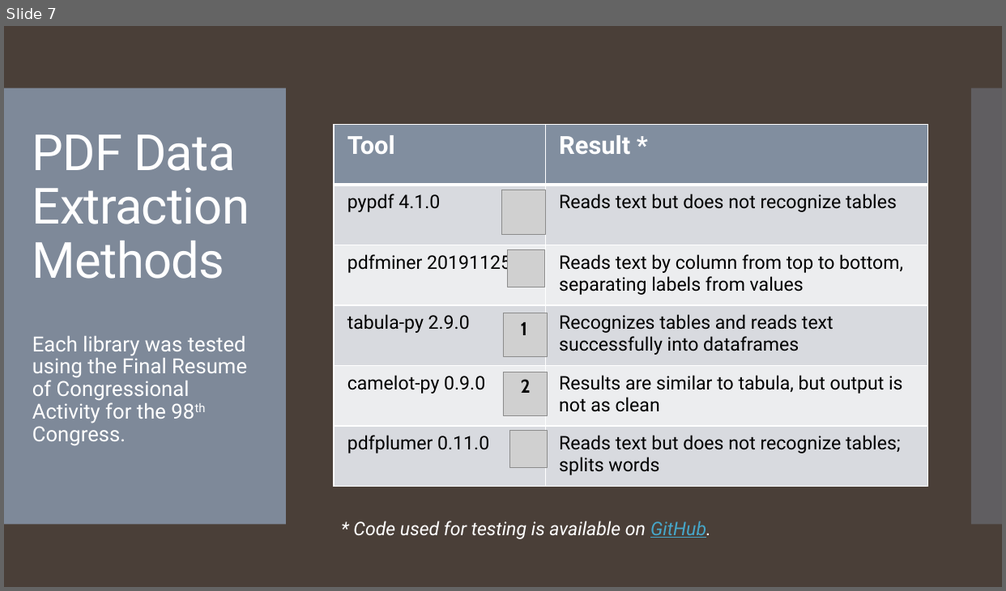
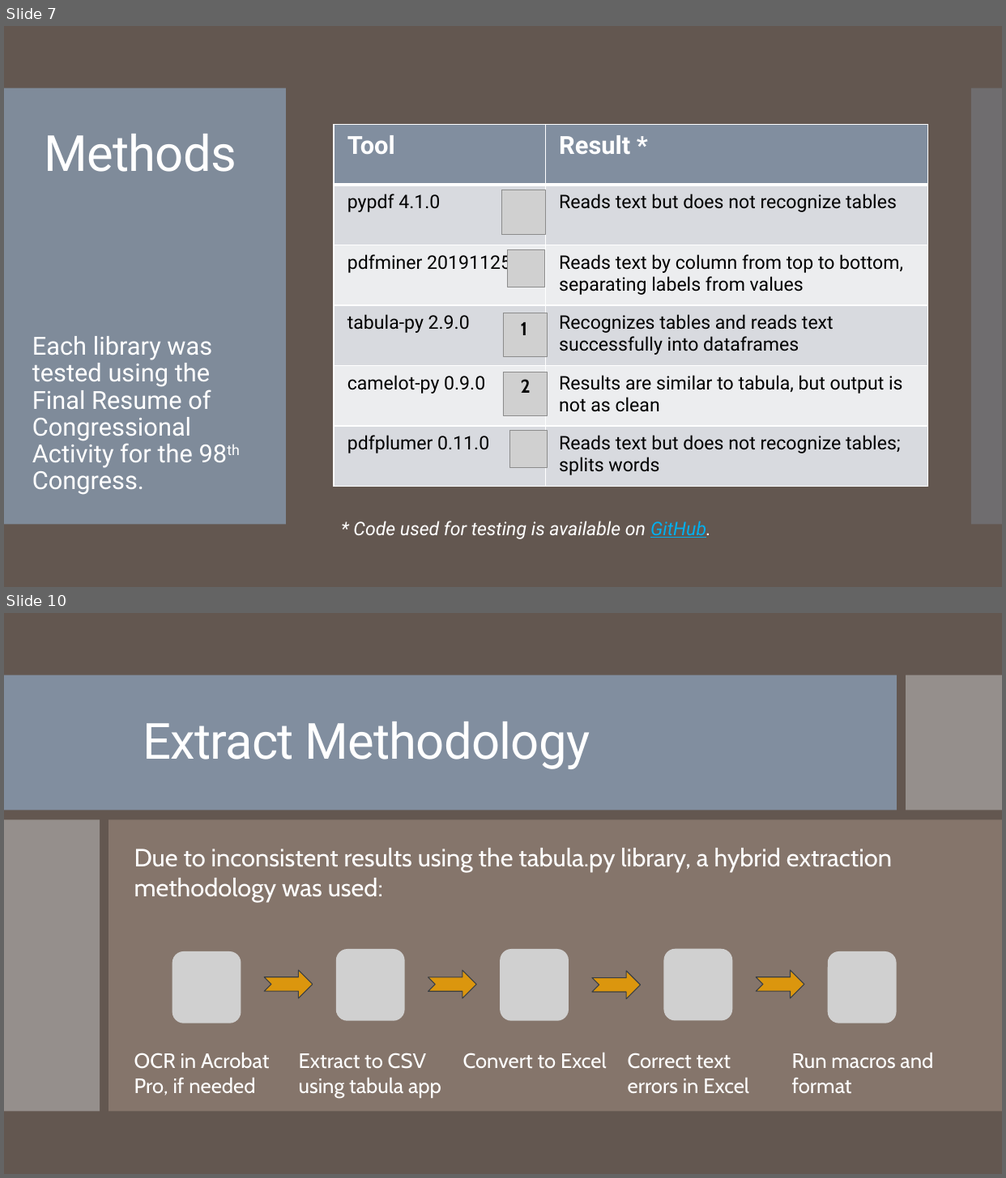
Before and after one commit to tamimcm416/congressional_data_scrape, a slide deck: Data Scrape and Validation Presentation.pptx. Shown one above the other, each under a label of ours: slide 7 before the commit, slides 7 and 10 after it; the slides between them are not shown. The pictures are 1006x591 and 1006x1178 pixels, drawn with LibreOffice and Linux fonts; fonts in the diff are those of the drawing; grey boxes stand for pictures. Boxes give left, top, right and bottom in pixels: in the first picture for what was removed or moved away, otherwise in the second. Text is boxed around its words. In the diff, an @@ line names an element or a change of style, - is before the commit and + after.

```diff
--- a/Data Scrape and Validation Presentation.pptx
+++ b/Data Scrape and Validation Presentation.pptx
@@ slide 10 added at box(4, 613, 1002, 1174), background #645851; not listed: 2 template elements that a slide beside it also shows @@
@@ rectangle added at box(4, 613, 1002, 1174), fill #645851 @@
@@ rectangle added at box(4, 675, 897, 811), fill #818E9F @@
@@ rectangle added at box(906, 675, 1002, 811), fill #C8C8C8 at 50% opacity @@
@@ title added at box(143, 722, 590, 769), 48 pt, text #FFFFFF @@
+Extract Methodology
@@ rectangle added at box(4, 820, 100, 1112), fill #C8C8C8 at 50% opacity @@
@@ rectangle added at box(108, 820, 1002, 1112), fill #9D897D at 60% opacity @@
@@ text added at box(134, 848, 892, 902), 24 pt, text #FFFFFF @@
+Due to inconsistent results using the tabula.py library, a hybrid extraction methodology was used:
@@ table added at box(127, 932, 950, 1162), 2 rows, 5 columns @@
+ |  |  |  | 
+OCR in Acrobat Pro, if needed | Extract to CSV using tabula app | Convert to Excel | Correct text errors in Excel | Run macros and format
@@ picture added at box(172, 952, 241, 1023) @@
@@ picture added at box(336, 949, 405, 1021) @@
@@ picture added at box(501, 949, 569, 1021) @@
@@ picture added at box(663, 949, 732, 1021) @@
@@ picture added at box(828, 952, 897, 1023) @@
@@ notched right arrow added at box(265, 970, 313, 999), fill #DB960E, outline #393E46 0.85 pt @@
@@ notched right arrow added at box(428, 971, 477, 999), fill #DB960E, outline #393E46 0.85 pt @@
@@ notched right arrow added at box(592, 971, 641, 999), fill #DB960E, outline #393E46 0.85 pt @@
@@ notched right arrow added at box(756, 970, 805, 999), fill #DB960E, outline #393E46 0.85 pt @@
@@ slide 7 changed as well @@
@@ background #4A3F38 to #645851 @@
@@ title "Methods" at box(44, 134, 236, 172): vertical alignment bottom to top @@
@@ title at box(44, 134, 236, 172): text changed @@
-PDF Data Extraction Methods
+Methods
@@ text "Each library was tested using ..." at box(32, 336, 212, 495): size 20 to 24 pt @@
@@ text "* Code used for testing ..." at box(353, 521, 711, 540): text colour #46A7CA to #00B0F0 in "GitHub." @@
```
Also in this commit, not shown: 16 other slides changed, 5 other slides added, 2 slides removed.
